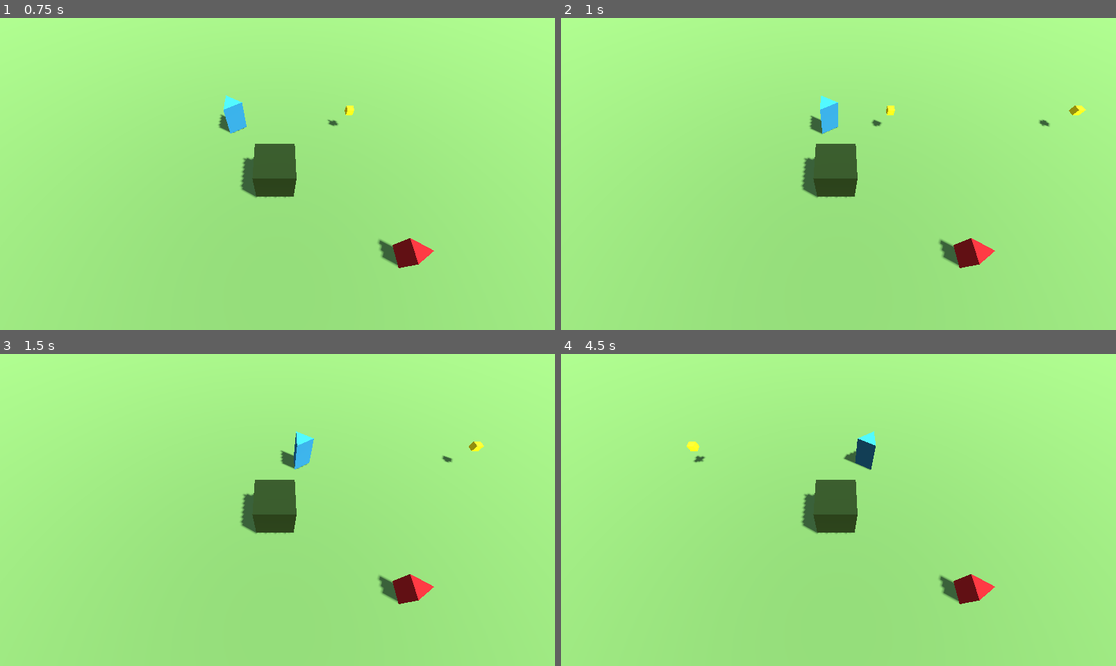
Above: before the commit, frames 1-4 (two rows, left to right).
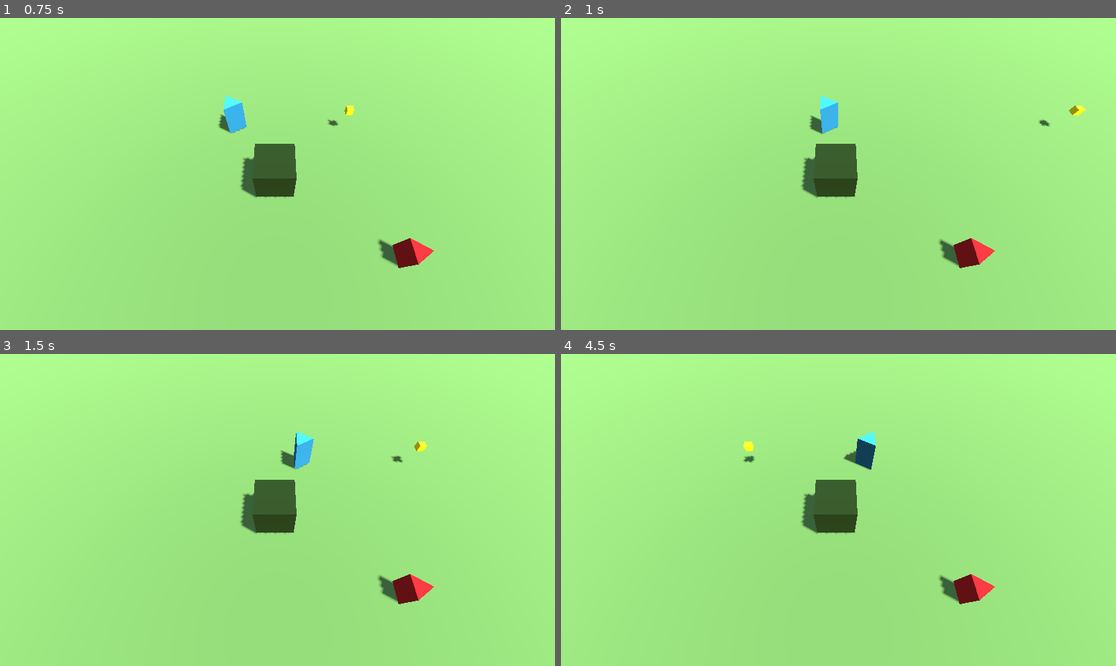
Above: after the commit, the same moments.

Repository: nielssj/godot-topdown-base
Game: Godot game, scene res://main.tscn
The game is run twice, just before and just after one commit, with the same random seed, the same clock (stepped at 60 frames per second) and the same inputs.
Inputs (mouse positions are in pixels of both pictures, inside the frame that each line leads up to):
- Up to frame 1 (0.75 s): tap Enter at 0.5 s; move the mouse to (399, 158) at 0.52 s; press the mouse at (399, 158) at 0.53 s; hold D (move_right) from 0.53 s (still down)
- Up to frame 2 (1 s): keep holding D (move_right)
- Up to frame 3 (1.5 s): release D (move_right) at 1.25 s; release the mouse at (399, 494) at 1.25 s; drag from (166, 525) to (249, 572) at 1.27 s
- Up to frame 4 (4.5 s): tap Space at 2 s; move the mouse to (894, 441) at 2.02 s; hold D (move_right) 2.03-2.75 s; hold Shift 2.03-2.75 s; click (894, 441) at 2.3 s; drag from (810, 572) to (672, 463) at 2.77 s; tap Enter at 3.5 s; move the mouse to (1005, 556) at 3.52 s; press the mouse at (1005, 556) at 3.53 s; hold A (move_left) 3.53-4.25 s; tap Ctrl at 3.6 s; release the mouse at (1005, 556) at 4.25 s; drag from (672, 463) to (755, 432) at 4.27 s

Frame 1 is identical in both runs. In frame 2, less than 0.1% of the frame differs, in the area x 55-61%, y 28-35%; in frame 3, 0.2%, in the area x 70-88%, y 28-35%; in frame 4, 0.2%.

Commit message:
feat: weapon fire modes

Diff:
--- a/entities/characters/NPC.gd
+++ b/entities/characters/NPC.gd
@@ -29,7 +29,7 @@
 				State.CHASING:
 					pass
 				State.ATTACKING:
-					pass
+					_exit_attacking()
 		# Assign new state
 		state = value
 		# Enter functions (match on NEW state after assignment)
@@ -59,6 +59,13 @@
 
 func _enter_attacking() -> void:
 	velocity = Vector3.ZERO
+	if weapon:
+		weapon.fire_pressed()
+
+func _exit_attacking() -> void:
+	velocity = Vector3.ZERO
+	if weapon:
+		weapon.fire_released()
 
 func _tick_chasing() -> void:
 	# Vector from NPC to target, flattened to the horizontal plane
@@ -84,7 +91,7 @@
 		state = State.CHASING
 		return
 	if weapon:
-		weapon.fire()
+		weapon.fire_pressed()
 
 func _on_vision_area_body_entered(body: Node3D) -> void:
 	# Start chasing when a player enters the vision area
--- a/entities/characters/NPC.tscn
+++ b/entities/characters/NPC.tscn
@@ -1,7 +1,8 @@
 [gd_scene format=3 uid="uid://c3sx6pjjffgd"]
 
 [ext_resource type="Script" uid="uid://dkqhbluwmtxu7" path="res://entities/characters/NPC.gd" id="1_7hsy1"]
-[ext_resource type="PackedScene" path="res://entities/weapons/Weapon.tscn" id="2_weapon"]
+[ext_resource type="PackedScene" uid="uid://cgliocabkij1n" path="res://entities/weapons/Weapon.tscn" id="2_weapon"]
+[ext_resource type="Script" uid="uid://dfag02jyrk440" path="res://entities/weapons/fire_mode/AutoFireMode.gd" id="3_bpwkg"]
 
 [sub_resource type="StandardMaterial3D" id="StandardMaterial3D_0xm2m"]
 albedo_color = Color(0.9764706, 0.25490198, 0.26666668, 1)
@@ -10,6 +11,10 @@
 [sub_resource type="PrismMesh" id="PrismMesh_h2yge"]
 material = SubResource("StandardMaterial3D_0xm2m")
 size = Vector3(0.5, 0.4, 0.75)
+
+[sub_resource type="Resource" id="Resource_j66pq"]
+script = ExtResource("3_bpwkg")
+metadata/_custom_type_script = "uid://dfag02jyrk440"
 
 [sub_resource type="BoxShape3D" id="BoxShape3D_4sekt"]
 size = Vector3(0.6, 0.75, 0.5)
@@ -27,9 +32,9 @@
 mesh = SubResource("PrismMesh_h2yge")
 skeleton = NodePath("../../..")
 
-[node name="Weapon" parent="Model" instance=ExtResource("2_weapon")]
+[node name="Weapon" parent="Model" unique_id=749708093 instance=ExtResource("2_weapon")]
 transform = Transform3D(1, 0, 0, 0, 1, 0, 0, 0, 1, 0, 0.5, -0.4)
-fire_rate = 1.5
+fire_mode = SubResource("Resource_j66pq")
 
 [node name="CollisionShape3D" type="CollisionShape3D" parent="." unique_id=645852759]
 transform = Transform3D(1, 0, 0, 0, 1, 0, 0, 0, 1, 0, 0.37457275, 0)
--- a/entities/characters/Player.gd
+++ b/entities/characters/Player.gd
@@ -37,5 +37,7 @@
 		# Move
 		move_and_slide()
 
-		if weapon and Input.is_action_pressed("fire"):
-			weapon.fire()
+		if weapon and Input.is_action_just_pressed("fire"):
+			weapon.fire_pressed()
+		if weapon and Input.is_action_just_released("fire"):
+			weapon.fire_released()
--- a/entities/characters/Player.tscn
+++ b/entities/characters/Player.tscn
@@ -1,7 +1,8 @@
 [gd_scene format=3 uid="uid://bldrnvf6vxgv4"]
 
 [ext_resource type="Script" uid="uid://cr3l83yr4sw2j" path="res://entities/characters/Player.gd" id="1_7cd6r"]
-[ext_resource type="PackedScene" path="res://entities/weapons/Weapon.tscn" id="2_weapon"]
+[ext_resource type="PackedScene" uid="uid://cgliocabkij1n" path="res://entities/weapons/Weapon.tscn" id="2_weapon"]
+[ext_resource type="Script" uid="uid://c5ytqwryjvqme" path="res://entities/weapons/fire_mode/SingleFireMode.gd" id="3_32oov"]
 
 [sub_resource type="BoxShape3D" id="BoxShape3D_ig7tw"]
 size = Vector3(0.6, 1, 0.5)
@@ -12,6 +13,10 @@
 [sub_resource type="PrismMesh" id="PrismMesh_0xm2m"]
 material = SubResource("StandardMaterial3D_lvjpd")
 size = Vector3(0.6, 0.5, 1)
+
+[sub_resource type="Resource" id="Resource_32oov"]
+script = ExtResource("3_32oov")
+metadata/_custom_type_script = "uid://c5ytqwryjvqme"
 
 [node name="Player" type="CharacterBody3D" unique_id=680325347 groups=["player"]]
 script = ExtResource("1_7cd6r")
@@ -29,4 +34,4 @@
 
 [node name="Weapon" parent="Mesh" unique_id=1780457414 instance=ExtResource("2_weapon")]
 transform = Transform3D(1, 0, 0, 0, 1, 0, 0, 0, 1, 0, 0.705, -0.49199066)
-fire_rate = 3.0
+fire_mode = SubResource("Resource_32oov")
--- a/entities/weapons/Weapon.gd
+++ b/entities/weapons/Weapon.gd
@@ -2,14 +2,10 @@
 extends Node3D
 
 @export var projectile_scene: PackedScene
-@export var fire_rate: float = 1.0
 @export var pool_size: int = 10
-@export var projectile_speed: float = 20.0
-@export var projectile_lifetime: float = 3.0
-@export var projectile_damage: float = 1.0
+@export var fire_mode: FireMode
 
 var _pool: Array[Projectile] = []
-var _cooldown: float = 0.0
 
 func _ready() -> void:
 	_build_pool.call_deferred()
@@ -29,20 +25,13 @@
 	_pool.clear()
 
 func _physics_process(delta: float) -> void:
-	if _cooldown > 0.0:
-		_cooldown -= delta
+	fire_mode.process(self, delta)
 
-func fire() -> bool:
-	if _cooldown > 0.0:
-		return false
-	var dir := -global_transform.basis.z
-	var pos := global_position
-	for p in _pool:
-		if not p.is_active():
-			p.activate(pos, dir, projectile_speed, projectile_lifetime, projectile_damage)
-			_cooldown = 1.0 / fire_rate
-			return true
-	return false
+func fire_pressed() -> bool:
+	return fire_mode.fire_pressed(self)
+
+func fire_released() -> bool:
+	return fire_mode.fire_released(self)
 
 func get_pool_size() -> int:
 	return _pool.size()
--- a/entities/weapons/Weapon.tscn
+++ b/entities/weapons/Weapon.tscn
@@ -1,8 +1,8 @@
-[gd_scene format=3]
+[gd_scene format=3 uid="uid://cgliocabkij1n"]
 
-[ext_resource type="Script" path="res://entities/weapons/Weapon.gd" id="1_weapon"]
-[ext_resource type="PackedScene" path="res://entities/weapons/Projectile.tscn" id="2_projectile"]
+[ext_resource type="Script" uid="uid://dpbfoxs0srfgq" path="res://entities/weapons/Weapon.gd" id="1_weapon"]
+[ext_resource type="PackedScene" uid="uid://blalfkay5lf0u" path="res://entities/weapons/Projectile.tscn" id="2_projectile"]
 
-[node name="Weapon" type="Node3D"]
+[node name="Weapon" type="Node3D" unique_id=1320248272]
 script = ExtResource("1_weapon")
 projectile_scene = ExtResource("2_projectile")
--- /dev/null
+++ b/entities/weapons/fire_mode/AutoFireMode.gd
@@ -0,0 +1,33 @@
+class_name AutoFireMode
+extends FireMode
+
+@export var fire_rate: float = 1.0
+@export var projectile_speed: float = 20.0
+@export var projectile_lifetime: float = 3.0
+@export var projectile_damage: float = 1.0
+
+var _is_firing: bool = false
+var _cooldown: float = 0.0
+
+func fire_pressed(_weapon: Weapon) -> bool:
+	_is_firing = true
+	return true
+
+func fire_released(_weapon: Weapon) -> bool:
+	_is_firing = false
+	return true
+
+func process(weapon: Weapon, delta: float) -> void:
+	if _cooldown > 0.0:
+		_cooldown -= delta
+	if not _is_firing:
+		return
+	if _cooldown > 0.0:
+		return
+	var dir := -weapon.global_transform.basis.z
+	var pos := weapon.global_position
+	for p in weapon._pool:
+		if not p.is_active():
+			p.activate(pos, dir, projectile_speed, projectile_lifetime, projectile_damage)
+			_cooldown = 1.0 / fire_rate
+			return
--- /dev/null
+++ b/entities/weapons/fire_mode/FireMode.gd
@@ -0,0 +1,11 @@
+class_name FireMode
+extends Resource
+
+func fire_pressed(_weapon: Weapon) -> bool:
+	return true # Virtual function, implement in sub-classes
+
+func fire_released(_weapon: Weapon) -> bool:
+	return true # Virtual function, implement in sub-classes
+
+func process(_weapon: Weapon, _delta: float) -> void:
+	pass # Virtual function, implement in sub-classes
--- /dev/null
+++ b/entities/weapons/fire_mode/SingleFireMode.gd
@@ -0,0 +1,15 @@
+class_name SingleFireMode
+extends FireMode
+
+@export var projectile_speed: float = 20.0
+@export var projectile_lifetime: float = 3.0
+@export var projectile_damage: float = 1.0
+
+func fire_pressed(weapon: Weapon) -> bool:
+	var dir := -weapon.global_transform.basis.z
+	var pos := weapon.global_position
+	for p in weapon._pool:
+		if not p.is_active():
+			p.activate(pos, dir, projectile_speed, projectile_lifetime, projectile_damage)
+			return true
+	return false
--- a/tests/test_weapon.gd
+++ b/tests/test_weapon.gd
@@ -1,54 +1,61 @@
 extends GutTest
 
 var WeaponScene = preload("res://entities/weapons/Weapon.tscn")
+var SingleFireModeScript = preload("res://entities/weapons/fire_mode/SingleFireMode.gd")
 
-var weapon
+class StubFireMode extends FireMode:
+	var pressed_count: int = 0
+	var released_count: int = 0
+	var process_count: int = 0
+	var pressed_returns: bool = true
+	var released_returns: bool = true
 
-func before_each():
-	weapon = WeaponScene.instantiate()
-	add_child_autofree(weapon)
+	func fire_pressed(_weapon: Weapon) -> bool:
+		pressed_count += 1
+		return pressed_returns
+
+	func fire_released(_weapon: Weapon) -> bool:
+		released_count += 1
+		return released_returns
+
+	func process(_weapon: Weapon, _delta: float) -> void:
+		process_count += 1
+
+var weapon: Weapon
+
+func _make_weapon(fire_mode: FireMode) -> Weapon:
+	var w: Weapon = WeaponScene.instantiate()
+	w.fire_mode = fire_mode
+	add_child_autofree(w)
 	await get_tree().process_frame
-
-func after_each():
-	if is_instance_valid(weapon) and not weapon.is_queued_for_deletion():
-		weapon.queue_free()
-		weapon = null
-
-func test_weapon_initialization():
-	assert_eq(weapon.fire_rate, 1.0, "fire_rate default should be 1.0")
-	assert_eq(weapon.pool_size, 10, "pool_size default should be 10")
-	assert_eq(weapon.projectile_speed, 20.0, "projectile_speed default should be 20.0")
-	assert_eq(weapon.projectile_lifetime, 3.0, "projectile_lifetime default should be 3.0")
+	return w
 
 func test_pool_is_populated_and_inactive():
+	weapon = await _make_weapon(StubFireMode.new())
 	assert_eq(weapon.get_pool_size(), 10, "pool should contain pool_size projectiles")
 	assert_eq(weapon.get_active_count(), 0, "all projectiles should start inactive")
 
-func test_fire_activates_one_projectile():
-	var result: bool = weapon.fire()
-	assert_true(result, "fire() should return true when pool has inactive projectiles")
-	assert_eq(weapon.get_active_count(), 1, "active count should be 1 after one fire()")
-	var active: Projectile = null
-	for p: Projectile in weapon._pool:
-		if p.is_active():
-			active = p
-			break
-	assert_not_null(active, "an active Projectile instance from the default projectile scene should exist in the pool")
-	assert_is(active, Projectile, "active projectile should be an instance of the default Projectile scene")
+func test_fire_pressed_forwards_to_fire_mode():
+	var stub := StubFireMode.new()
+	stub.pressed_returns = false
+	weapon = await _make_weapon(stub)
+	assert_false(weapon.fire_pressed(), "fire_pressed should return fire_mode's result")
+	assert_eq(stub.pressed_count, 1, "fire_pressed should be delegated to fire_mode exactly once")
 
-func test_pool_exhaustion_returns_false():
-	for i in weapon.pool_size:
-		weapon._cooldown = 0.0
-		var result: bool = weapon.fire()
-		assert_true(result, "fire() call %d should return true" % i)
-	assert_eq(weapon.get_active_count(), weapon.pool_size, "all projectiles should be active")
-	weapon._cooldown = 0.0
-	var exhausted: bool = weapon.fire()
-	assert_false(exhausted, "fire() should return false when pool is exhausted")
-	assert_eq(weapon.get_active_count(), weapon.pool_size, "active count should not change after exhausted fire()")
+func test_fire_released_forwards_to_fire_mode():
+	var stub := StubFireMode.new()
+	stub.released_returns = false
+	weapon = await _make_weapon(stub)
+	assert_false(weapon.fire_released(), "fire_released should return fire_mode's result")
+	assert_eq(stub.released_count, 1, "fire_released should be delegated to fire_mode exactly once")
 
-func test_fire_respects_cooldown():
-	assert_true(weapon.fire(), "first fire should succeed")
-	assert_false(weapon.fire(), "second immediate fire should fail due to cooldown")
-	weapon._cooldown = 0.0
-	assert_true(weapon.fire(), "fire should succeed again after cooldown clears")
+func test_physics_process_forwards_to_fire_mode():
+	var stub := StubFireMode.new()
+	weapon = await _make_weapon(stub)
+	weapon._physics_process(0.016)
+	assert_eq(stub.process_count, 1, "_physics_process should delegate to fire_mode.process")
+
+func test_single_fire_mode_integration_activates_projectile():
+	weapon = await _make_weapon(SingleFireModeScript.new())
+	assert_true(weapon.fire_pressed(), "fire_pressed should succeed when pool has an inactive projectile")
+	assert_eq(weapon.get_active_count(), 1, "active count should be 1 after one fire_pressed()")
Not shown, added: entities/weapons/fire_mode/AutoFireMode.gd.uid
Not shown, added: entities/weapons/fire_mode/FireMode.gd.uid
Not shown, added: entities/weapons/fire_mode/SingleFireMode.gd.uid
